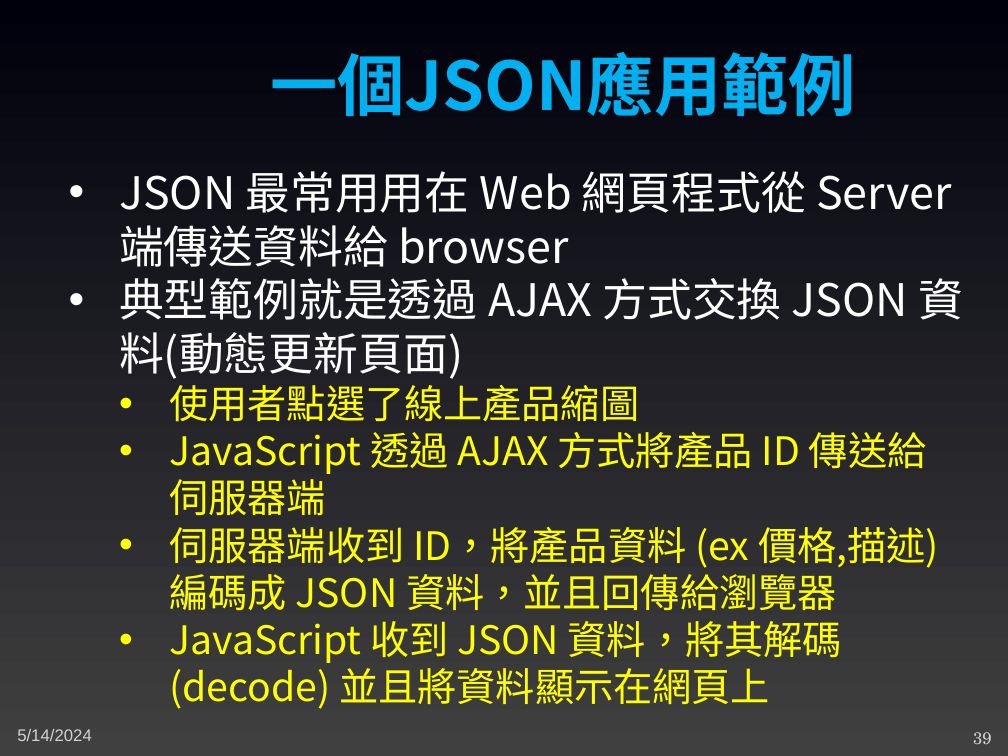
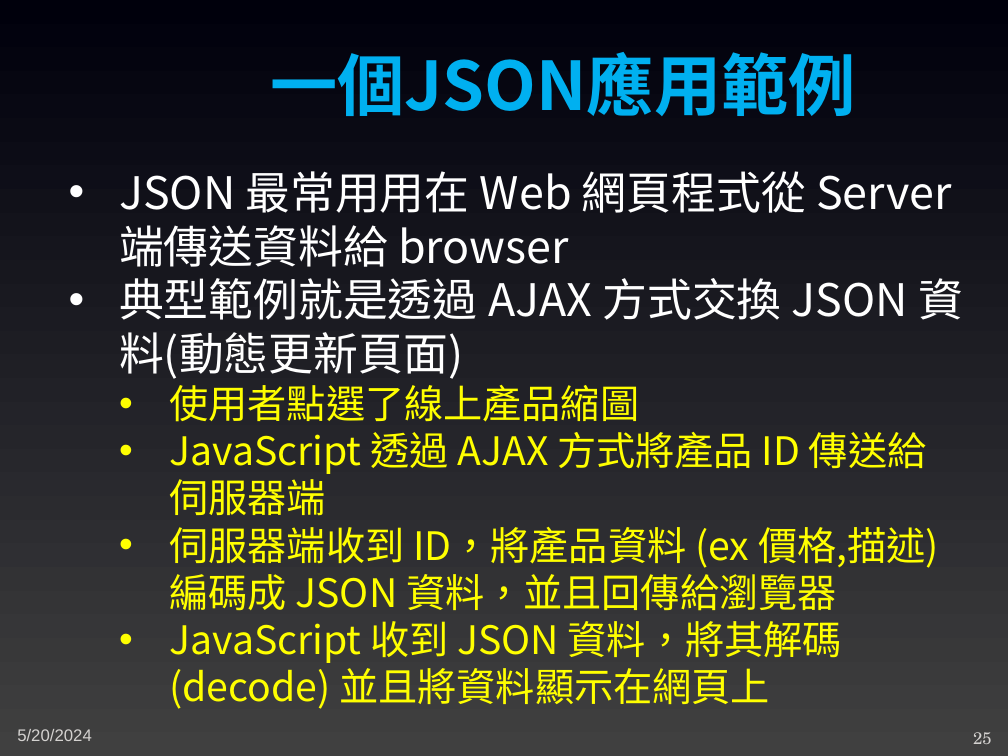
Before and after one commit to joshhu/sculinebot2024, a slide deck: slide 25 of Slides/05. 基礎觀念及知識.pptx (slide 39 before the commit). Drawn at 1008x756 pixels with LibreOffice and Linux fonts; fonts in the diff are those of the drawing. Boxes give left, top, right and bottom in pixels: in the first picture for what was removed or moved away, otherwise in the second. Text is boxed around its words. In the diff, an @@ line names an element or a change of style, - is before the commit and + after.

```diff
--- a/Slides/05. 基礎觀念及知識.pptx
+++ b/Slides/05. 基礎觀念及知識.pptx
@@ text at bbox=[17, 729, 92, 741]: text changed @@
-5/14/2024
+5/20/2024
@@ page number at bbox=[973, 732, 992, 744]: text changed @@
-39
+25
```
Also in this commit, not shown: 6 other slides changed, 14 slides added, 20 slides removed, 4 other files.
